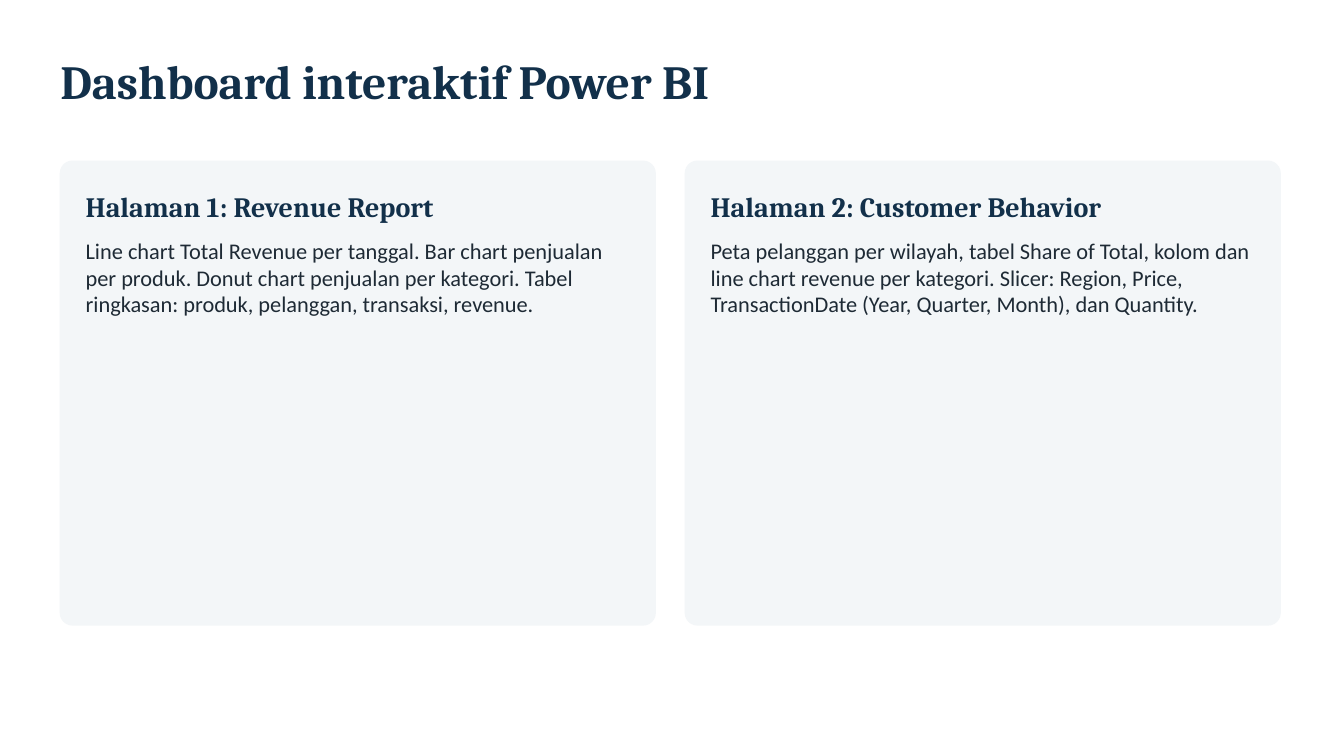
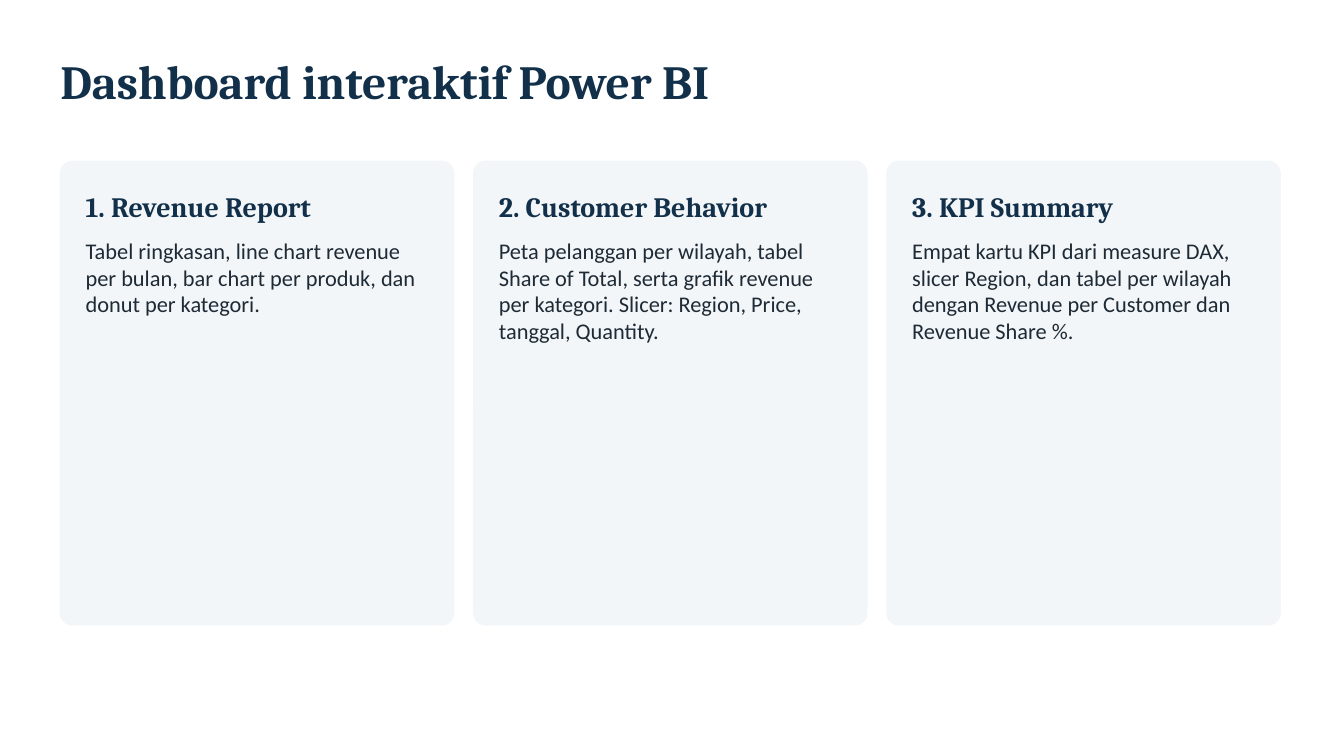
Before and after one commit to farhansech/EXACOUNT, a slide deck: slide 14 of output/EverMart_UTS_BDASC.pptx. Drawn at 1344x756 pixels with LibreOffice and Linux fonts; fonts in the diff are those of the drawing. Boxes give left, top, right and bottom in pixels: in the first picture for what was removed or moved away, otherwise in the second. Text is boxed around its words. In the diff, an @@ line names an element or a change of style, - is before the commit and + after.

```diff
--- a/output/EverMart_UTS_BDASC.pptx
+++ b/output/EverMart_UTS_BDASC.pptx
@@ rounded rectangle: place and size @@
-rounded rectangle at <box>60,161,655,625</box>
+rounded rectangle at <box>60,161,454,625</box>
@@ rounded rectangle at <box>60,161,454,625</box>: proportions changed @@
@@ rounded rectangle at <box>474,161,867,625</box>: proportions changed @@
@@ rounded rectangle: place and size @@
-rounded rectangle at <box>686,161,1280,625</box>
+rounded rectangle at <box>474,161,867,625</box>
@@ rounded rectangle added at <box>887,161,1280,625</box>, fill #F3F6F8, outline #F3F6F8 1 pt @@
@@ text at <box>86,198,311,223</box>: text changed @@
-Halaman 1: Revenue Report
+1. Revenue Report
@@ text at <box>499,197,767,218</box>: text changed @@
-Halaman 2: Customer Behavior
+2. Customer Behavior
@@ text added at <box>912,198,1113,223</box>, 20 pt, text #12304A, bold @@
+3. KPI Summary
@@ text at <box>86,243,415,316</box>: text changed @@
-Line chart Total Revenue per tanggal. Bar chart penjualan per produk. Donut chart penjualan per kategori. Tabel ringkasan: produk, pelanggan, transaksi, revenue.
+Tabel ringkasan, line chart revenue per bulan, bar chart per produk, dan donut per kategori.
@@ text at <box>499,243,813,343</box>: text changed @@
-Peta pelanggan per wilayah, tabel Share of Total, kolom dan line chart revenue per kategori. Slicer: Region, Price, TransactionDate (Year, Quarter, Month), dan Quantity.
+Peta pelanggan per wilayah, tabel Share of Total, serta grafik revenue per kategori. Slicer: Region, Price, tanggal, Quantity.
@@ text added at <box>912,243,1232,339</box>, 16 pt, text #1E2A35 @@
+Empat kartu KPI dari measure DAX, slicer Region, dan tabel per wilayah dengan Revenue per Customer dan Revenue Share %.
```
Also in this commit, not shown: 1 other slide changed, 1 slide added.
